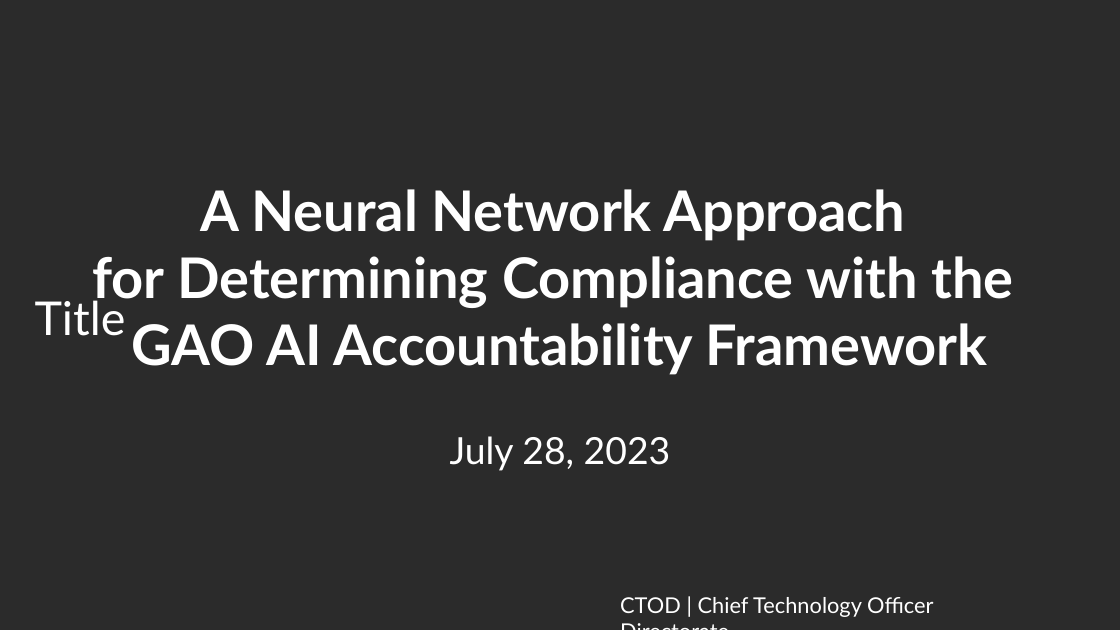
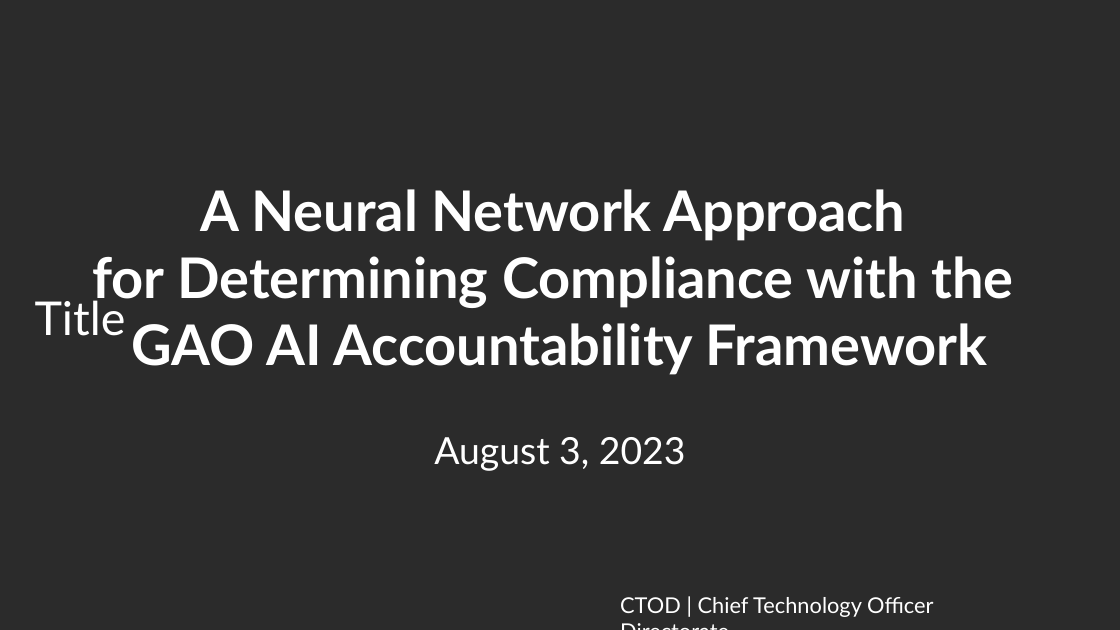
Before and after one commit to ethanmoscot/gao-ai, a slide deck: slide 1 of doc/gao_ai_proposal.pptx. Drawn at 1120x630 pixels with LibreOffice and Linux fonts; fonts in the diff are those of the drawing; background and template pictures are left out; a plain dark background stands for a picture behind light text. Boxes give left, top, right and bottom in pixels: in the first picture for what was removed or moved away, otherwise in the second. Text is boxed around its words. In the diff, an @@ line names an element or a change of style, - is before the commit and + after.

```diff
--- a/doc/gao_ai_proposal.pptx
+++ b/doc/gao_ai_proposal.pptx
@@ text at [434, 437, 686, 471]: text changed @@
-July 28, 2023
+August 3, 2023
```
Also in this commit, not shown: 6 other slides changed, 2 slides added, 1 slide removed.
